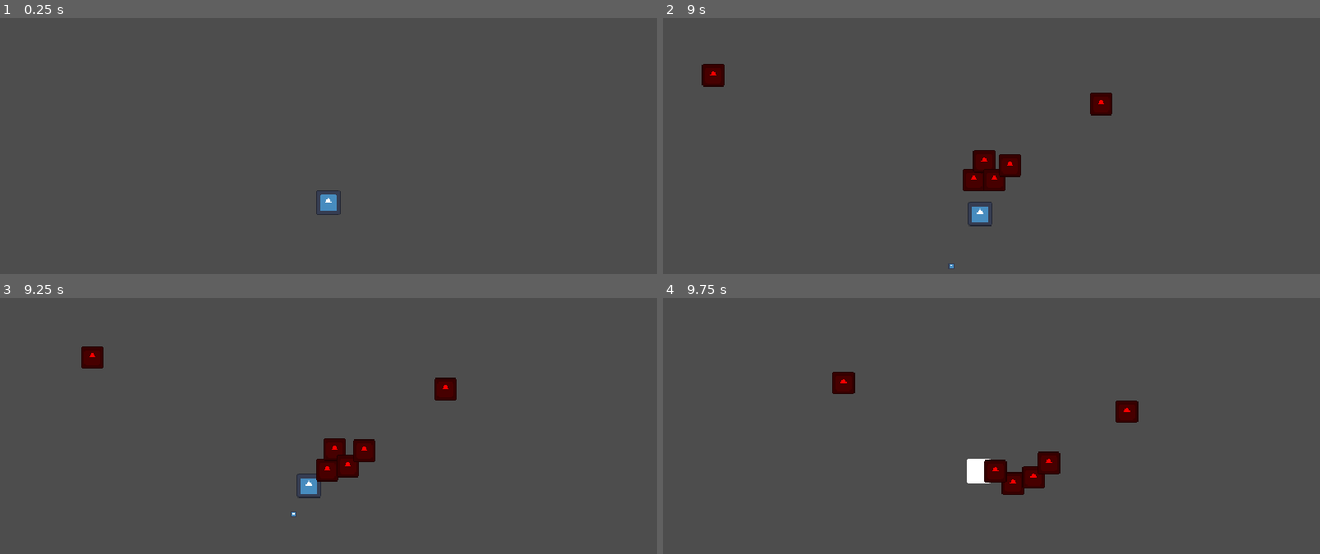
Above: before the commit, frames 1-4 (two rows, left to right).
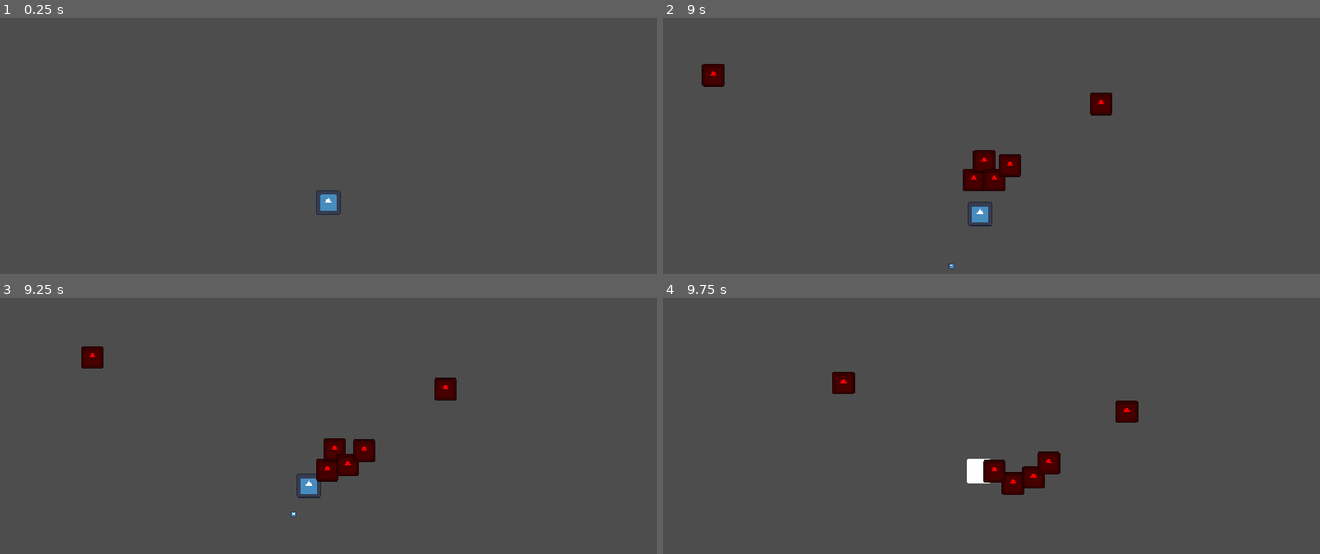
Above: after the commit, the same moments.

Repository: butteredsaltedtoast/orbit
Game: Godot game, scene res://levels/main.tscn
Same seed, same stepped clock (60 frames per second), same inputs: the game is played once before the commit and once after it. The engine's default icon, where the game draws it, is replaced by a stand-in: a white triangle on a blue panel in a dark square.
Inputs (mouse positions are in pixels of both pictures, inside the frame that each line leads up to):
- Up to frame 1 (0.25 s): no input
- Up to frame 2 (9 s): tap Enter at 0.5 s; move the mouse to (1136, 184) at 0.52 s; hold D (move_right) 0.53-1.28 s; click (1136, 184) at 0.6 s; move the mouse to (860, 220) at 1.27 s; hold S (move_down) 1.28-2.03 s; click (860, 220) at 1.35 s; move the mouse to (1057, 120) at 2.02 s; hold D (move_right) 2.03-2.78 s; right-click (1057, 120) at 2.1 s; click (1057, 120) at 2.3 s; move the mouse to (outside the picture) at 2.77 s; hold W (move_up) 2.78-3.53 s; click (outside the picture) at 2.85 s; move the mouse to (1188, 258) at 3.52 s; hold A (move_left) 3.53-5.03 s; click (1188, 258) at 3.6 s; move the mouse to (794, 146) at 4.27 s; right-click (794, 146) at 4.35 s; click (794, 146) at 4.55 s; move the mouse to (1024, 202) at 5.02 s; hold S (move_down) 5.03-5.78 s; click (1024, 202) at 5.1 s; move the mouse to (892, 110) at 5.77 s; hold D (move_right) 5.78-6.53 s; click (892, 110) at 5.85 s; move the mouse to (1136, 184) at 6.52 s; hold W (move_up) 6.53-7.28 s; right-click (1136, 184) at 6.6 s; click (1136, 184) at 6.8 s; move the mouse to (860, 220) at 7.27 s; hold D (move_right) 7.28-8.03 s; click (860, 220) at 7.35 s; move the mouse to (1057, 120) at 8.02 s; hold S (move_down) 8.03-8.78 s; click (1057, 120) at 8.1 s; move the mouse to (outside the picture) at 8.77 s; hold A (move_left) from 8.78 s (still down); right-click (outside the picture) at 8.85 s
- Up to frame 3 (9.25 s): keep holding A (move_left); click (outside the picture) at 9.05 s
- Up to frame 4 (9.75 s): move the mouse to (1188, 538) at 9.52 s; release A (move_left) at 9.53 s; hold W (move_up) from 9.53 s (still down); click (1188, 538) at 9.6 s

Frames 1-2 are identical in both runs. In frame 3, less than 0.1% of the frame differs, in the area x 51-55%, y 60-71%; in frame 4, less than 0.1%, in the area x 48-53%, y 63-73%.

Commit message:
orbiting enemy damage and orbit hits tracking for breaking after few hits

Diff:
--- a/enemies/enemy.gd
+++ b/enemies/enemy.gd
@@ -2,6 +2,7 @@
 extends CharacterBody2D
 
 @onready var sprite: Sprite2D = $Sprite2D
+@onready var orbit_hitbox: Area2D = $OrbitHitbox
 
 @export var speed: float = 80.0
 @export var fling_speed: float = 550.0
@@ -10,16 +11,23 @@
 @export var max_hp: float = 3.0
 @export var fling_damage: float = 3.0
 @export var kb_decay: float = 600.0
+@export var orbit_damage: float = 1.0
+@export var orbit_kb: float = 200.0
+@export var orbit_hits: int = 3
 
 enum State {CHASING, ORBITING, FLUNG}
 var state: State = State.CHASING
 var hp: float
+var hits_left: int
 var kb: Vector2 = Vector2.ZERO
 var hurt_timer: float = 0.0
 var tween: Tween
+var orig: Color
 
 func _ready() -> void:
 	hp = max_hp
+	hits_left = orbit_hits
+	orig = sprite.modulate
 
 func _physics_process(delta: float) -> void:
 	hurt_timer = move_toward(hurt_timer, 0, delta)
@@ -55,26 +63,41 @@
 	set_collision_layer_value(2, false)
 	set_collision_mask_value(2, false)
 	velocity = Vector2.ZERO
+	orbit_hitbox.set_deferred("monitoring", true)
 
 func fling(direction: Vector2) -> void:
 	state = State.FLUNG
 	velocity = direction * fling_speed
 	set_collision_layer_value(3, true)
 	set_collision_mask_value(2, true)
+	orbit_hitbox.set_deferred("monitoring", false)
 
-func take_damage(amt: float, push: Vector2) -> void:
+func take_damage(amt: float, push: Vector2) -> bool:
 	if hurt_timer > 0:
-		return
+		return false
 	hp -= amt
 	kb = push
 	hurt_timer = 0.15
 	tween = create_tween()
 	tween.tween_property(sprite, "modulate", Color(10, 10, 10), 0)
 	tween.tween_interval(hurt_timer / 3)
-	tween.tween_property(sprite, "modulate", Color.WHITE, 0)
+	tween.tween_property(sprite, "modulate", orig, 0)
 	tween.tween_interval(hurt_timer / 3)
 	tween.tween_property(sprite, "modulate", Color(10, 10, 10), 0)
 	tween.tween_interval(hurt_timer / 3)
-	tween.tween_property(sprite, "modulate", Color.WHITE, 0)
+	tween.tween_property(sprite, "modulate", orig, 0)
 	if hp <= 0:
 		queue_free()
+	return true
+
+func _on_orbit_hitbox_body_entered(body: Node2D) -> void:
+	if state != State.ORBITING or body is not Enemy or body == self or not is_instance_valid(GameState.player):
+		return
+	var push: Vector2 = GameState.player.global_position.direction_to(body.global_position) * orbit_kb
+	var hit: bool = body.take_damage(orbit_damage, push)
+	if not hit:
+		return
+	GameState.add_shake(0.15)
+	hits_left -= 1
+	if hits_left <= 0:
+		queue_free()
--- a/enemies/enemy.tscn
+++ b/enemies/enemy.tscn
@@ -4,6 +4,9 @@
 [ext_resource type="Texture2D" uid="uid://dr32pshn8sbkr" path="res://icon.svg" id="1_fw1ev"]
 
 [sub_resource type="CircleShape2D" id="CircleShape2D_o33cc"]
+
+[sub_resource type="CircleShape2D" id="CircleShape2D_7frlh"]
+radius = 14.142136
 
 [node name="Enemy" type="CharacterBody2D" unique_id=1015853766]
 collision_layer = 2
@@ -18,3 +21,11 @@
 
 [node name="CollisionShape2D" type="CollisionShape2D" parent="." unique_id=1897952006]
 shape = SubResource("CircleShape2D_o33cc")
+
+[node name="OrbitHitbox" type="Area2D" parent="." unique_id=1752438010]
+collision_mask = 2
+
+[node name="CollisionShape2D" type="CollisionShape2D" parent="OrbitHitbox" unique_id=1603092470]
+shape = SubResource("CircleShape2D_7frlh")
+
+[connection signal="body_entered" from="OrbitHitbox" to="." method="_on_orbit_hitbox_body_entered"]
